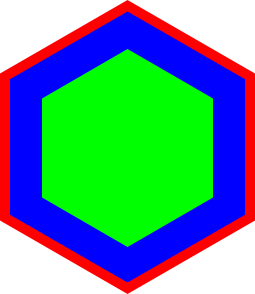
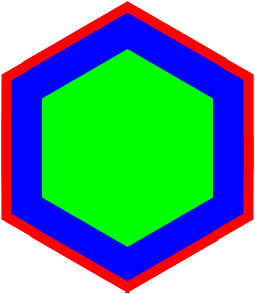
Before/after of a 255x294 layered artwork. What changed in the layer stack:
added layer "Polygon 1 copy 2" above "Polygon 1" over (1, 1, 254, 293)
hid "Polygon 1" over (0, 0, 255, 294)
